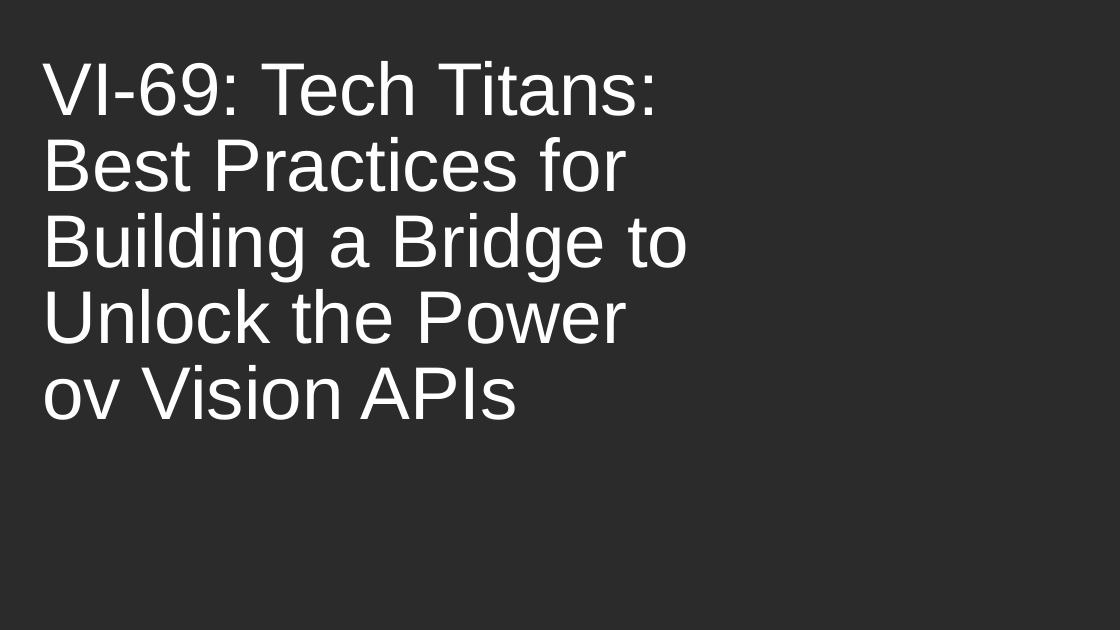
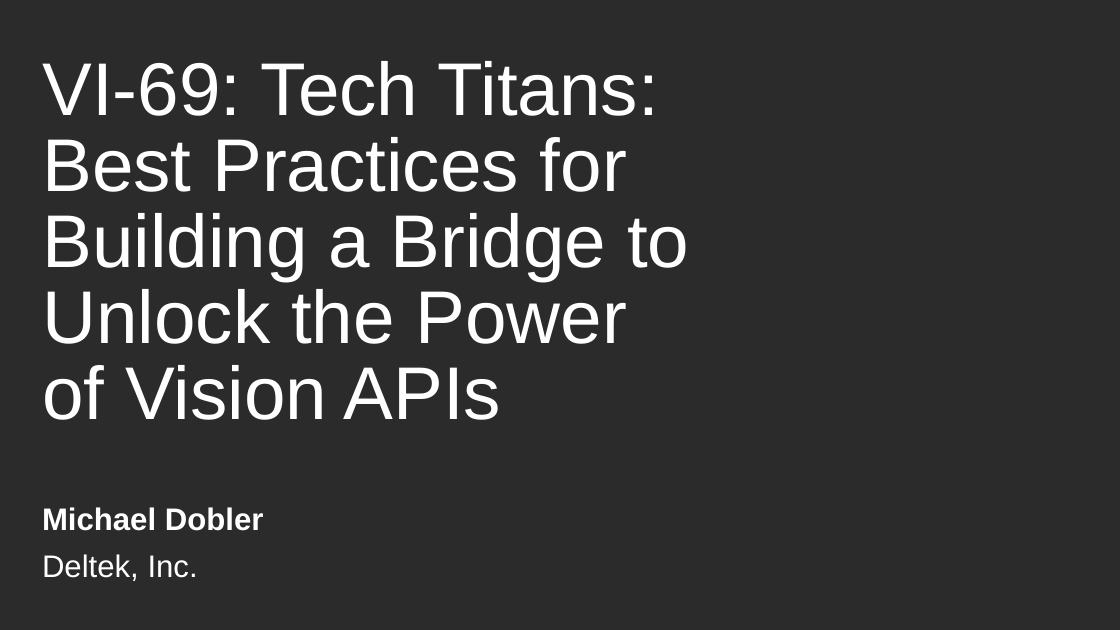
Before and after one commit to mdobler/Insight2015, a slide deck: slide 1 of VI69/PRESENTATION.pptx. Drawn at 1120x630 pixels with LibreOffice and Linux fonts; fonts in the diff are those of the drawing; background and template pictures are left out; a plain dark background stands for a picture behind light text. Boxes give left, top, right and bottom in pixels: in the first picture for what was removed or moved away, otherwise in the second. Text is boxed around its words. In the diff, an @@ line names an element or a change of style, - is before the commit and + after.

Commit message:
final

```diff
--- a/VI69/PRESENTATION.pptx
+++ b/VI69/PRESENTATION.pptx
@@ title at (42, 61, 689, 420): text changed @@
-VI-69: Tech Titans: Best Practices for Building a Bridge to Unlock the Power ov Vision APIs
+VI-69: Tech Titans: Best Practices for Building a Bridge to Unlock the Power of Vision APIs
@@ subtitle added at (42, 507, 264, 581), 20 pt, text #FFFFFF, bold @@
+Michael Dobler
+Deltek, Inc.
```
Also in this commit, not shown: 21 other slides changed.
